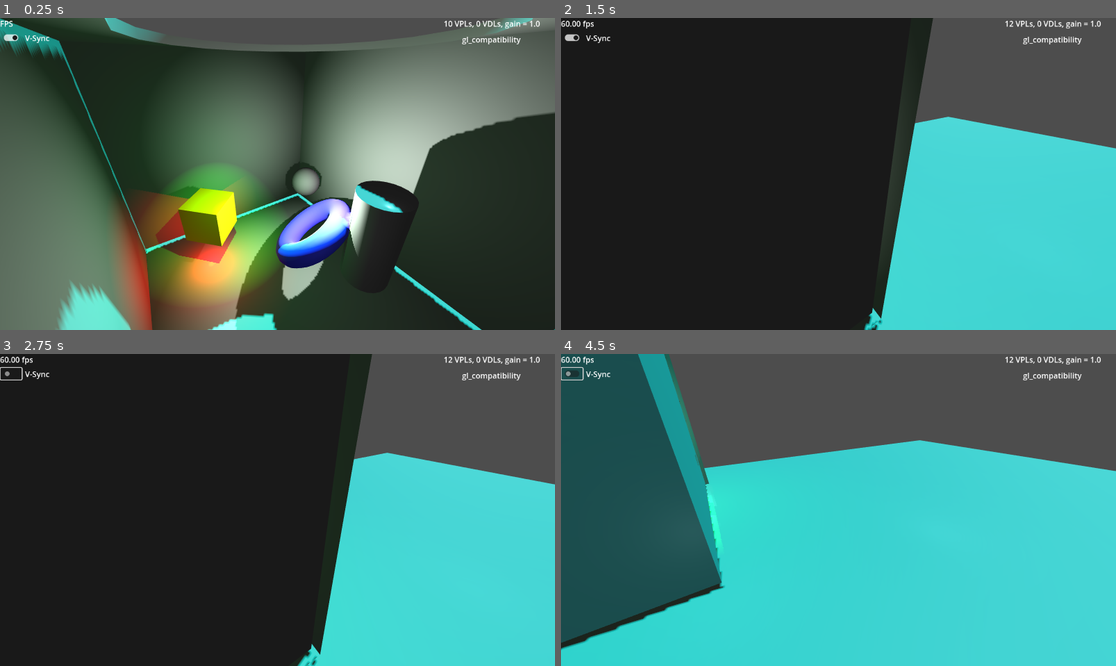
Above: before the commit, frames 1-4 (two rows, left to right).
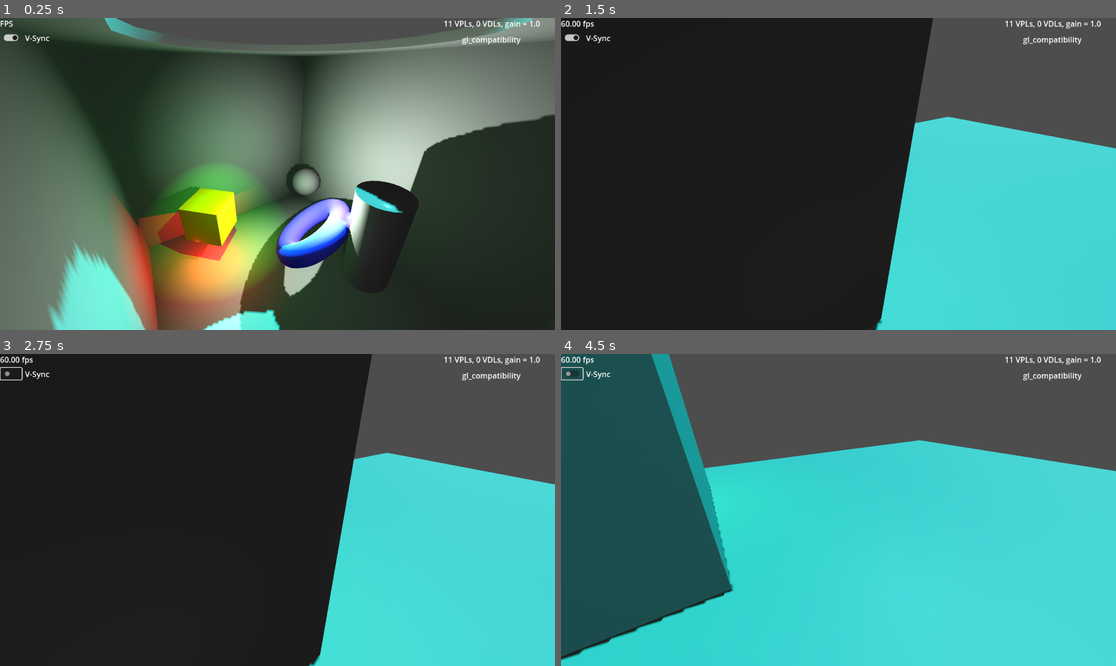
Above: after the commit, the same moments.

Repository: GregPickering/O1S_FauxGI
Game: Godot game, scene res://Scenes/scene_3d.tscn
Same seed, same stepped clock (60 frames per second), same inputs: the game is played once before the commit and once after it.
Inputs (mouse positions are in pixels of both pictures, inside the frame that each line leads up to):
- Up to frame 1 (0.25 s): no input
- Up to frame 2 (1.5 s): tap Enter at 0.5 s; move the mouse to (960, 158) at 0.52 s; hold D 0.53-1.25 s; tap Q at 0.6 s; click (960, 158) at 0.67 s; drag from (727, 189) to (810, 236) at 1.27 s
- Up to frame 3 (2.75 s): click (11, 372) at 2 s
- Up to frame 4 (4.5 s): move the mouse to (894, 441) at 2.77 s; hold D 2.78-3.5 s; tap Q at 2.85, 4.35 s; drag from (810, 572) to (672, 463) at 3.52 s; move the mouse to (1005, 556) at 4.27 s; hold A from 4.28 s (still down)

The runs differ from the first frame. In frame 1, 12% of the frame differs, in the area x 0-100%, y 0-100%; in frame 2, 0.5%; in frame 3, 0.2%; in frame 4, 3.6%.

Commit message:
New directional light VPL aligned with camera looking
Added new Directional Light VPL in the direction the camera is looking (lets it look good even with only 1 other directional VPL).
Added a simple pattern for 8 directions from omnilights.
Cleaned up a bunch of code and renamed some parameters.

Diff:
--- a/O1S_FauxGI/faux_gi.gd
+++ b/O1S_FauxGI/faux_gi.gd
@@ -36,10 +36,11 @@
 const VPLs_use_spots : bool = true
 ## Do we want to spawn VPLs for source lights which don't cast shadows?
 const include_shadowless : bool = false
-## use real random vectors instead of a repeatable pattern (requires heavy temporal filtering)
-const real_random_jitter : bool = false
 ## scales all light power
 const scale_all_light_energy : float = 0.25
+## the colors for visualizing raycasts
+const ray_hit_color := Color.LIGHT_GREEN
+const ray_miss_color := Color.LIGHT_CORAL
 
 # are we running in the editor
 var in_editor : bool = Engine.is_editor_hint()
@@ -47,25 +48,27 @@
 @export_category( "Scene Integration" )
 ## The node containing all the lights we wish to GI-ify
 @export var top_node : Node3D = null
-## Maximum number of point sources we can add to the scene to simulate GI
-@export_range( 1, 1024 ) var max_points : int = 32
+## Maximum number of Virtual Point Lights we can add to the scene to simulate GI
+@export_range( 1, 1024 ) var max_vpls : int = 32
 ## Maximum number of directional sources we can add to the scene to simulate GI
 @export_range( 1, 32 ) var max_directionals : int = 8
 ## What fraction of energy is preserved each bounce
 @export_range( 0.0, 1.0, 0.01 ) var bounce_gain : float = 0.25
+## Use real random vectors instead of a repeatable pattern (requires heavy temporal filtering)
+@export var real_random_jitter : bool = false
 ## Visualize the raycasts?
 @export var show_raycasts : bool = false
 
 @export_category( "Spot & Omni Lights" )
 ## How many VPLs to generate per source SpotLight3D, 1+
-@export_range( 1, 8 ) var per_spot : int = 1:
+@export_range( 1, 8 ) var vpls_per_spot : int = 1:
 		set( value ):
-			per_spot = value
+			vpls_per_spot = value
 			light_data_stale = true
 ## How many VPLs to generate per source OmniLight3D, 1+ (>= 4 looks good)
-@export_range( 1, 32 ) var per_omni : int = 4:
+@export_range( 1, 32 ) var vpls_per_omni : int = 4:
 		set( value ):
-			per_omni = value
+			vpls_per_omni = value
 			light_data_stale = true
 ## How many raycasts per VPL per _physics_process for spot and omni lights, 0+
 @export_range( 0, 100 ) var oversample : int = 8
@@ -76,14 +79,19 @@
 
 @export_category( "Directional Lights" )
 ## How many shared VPLs to approximate all DirectionalLight3D's.  A value
-## of 0 will use Virtual Directional Lights instead (which is a cheap but
-## horrible approximation for indoors)
-@export_range( 0, 16 ) var per_directional : int = 3:
+## of 0 will use a Virtual Directional Light per source instead (which is
+## a cheap but horrible approximation for indoors)
+@export_range( 0, 16 ) var directional_vpls : int = 1:
 		set( value ):
-			per_directional = value
+			directional_vpls = value
 			light_data_stale = true
 ## How many raycasts per VPL per _physics_process for directional lights, 1+
 @export_range( 1, 100 ) var oversample_dir : int = 16
+## Do we want one additional VPL in the camera's looking vector? 0=no
+@export var add_looking_VPL : bool = true:
+		set( value ):
+			add_looking_VPL = value
+			light_data_stale = true
 ## Max distance for the placement of directional light bounces
 @export var directional_proximity : float = 20.0
 ## Max distance to check for directional light being intercepted
@@ -128,7 +136,7 @@
 func _physics_process( _delta ):
 	active_VPLs = 0
 	active_VDLs = 0
-	allocate_VPLs( max_points )
+	allocate_VPLs( max_vpls )
 	allocate_VDLs( max_directionals )
 	raycast_hits.clear()
 	raycast_misses.clear()
@@ -163,7 +171,7 @@
 					preVPLs.push_back( light_data[ light ][ idx ] )
 					preVPLs.back()[ ray_storage.color ] = light.light_color
 		# Do we need a second pass to filter out the top N VPLs?
-		if preVPLs.size() > max_points:
+		if preVPLs.size() > max_vpls:
 			# sort most to least energetic
 			preVPLs.sort_custom( func(a, b): return a[ ray_storage.energy ] > b[ ray_storage.energy ] )
 			# do I want to average all the lights that will get cut?
@@ -172,7 +180,7 @@
 				for key in avg_VPL:
 					avg_VPL[ key ] *= 0.0
 				var sum_energy : float = 0.0
-				for idx in range( max_points - 1, preVPLs.size() ):
+				for idx in range( max_vpls - 1, preVPLs.size() ):
 					var e : float = preVPLs[ idx ][ ray_storage.energy ]
 					sum_energy += e;
 					for key in preVPLs[ idx ]:
@@ -182,7 +190,7 @@
 					avg_VPL[ key ] *= gain
 				avg_VPL[ ray_storage.energy ] = sum_energy
 			# just throw away the rest
-			preVPLs.resize( max_points )
+			preVPLs.resize( max_vpls )
 		# finally add the VPLs
 		active_VPLs = 0
 		for preVPL in preVPLs:
@@ -202,13 +210,13 @@
 			draw_rays.surface_begin( Mesh.PRIMITIVE_LINES )
 			for rce in raycast_hits:
 				draw_rays.surface_add_vertex( rce )
-			draw_rays.surface_set_color( Color.WHITE )
+			draw_rays.surface_set_color( ray_hit_color )
 			draw_rays.surface_end()
 		if not raycast_misses.is_empty():
 			draw_rays.surface_begin( Mesh.PRIMITIVE_LINES )
 			for rce in raycast_misses:
 				draw_rays.surface_add_vertex( rce )
-			draw_rays.surface_set_color( Color.BLACK )
+			draw_rays.surface_set_color( ray_miss_color )
 			draw_rays.surface_end()
 	# deactivate any VPLs that need it
 	if active_VPLs < last_active_VPLs:
@@ -344,6 +352,7 @@
 func distribute_omni_rays( N : int ) -> PackedVector3Array:
 	if N != cached_omni_rays.size():
 		cached_omni_rays.clear()
+		var remaining : int = 0
 		match abs( N ):
 			0:	# do nothing
 				pass
@@ -363,19 +372,27 @@
 						Vector3(1,1,-1) * _tds, Vector3(1,-1,1) * _tds,
 						Vector3(-1,1,1) * _tds, Vector3(-1,-1,-1) * _tds ]
 				cached_omni_rays.append_array( _tet_dirs )
-				if N == 5:
+				if N > 4:
 					cached_omni_rays.append( Vector3.ONE )
-			_:	# 6 faces of a cube (better), plus more if needed
+			6, 7: # 6 faces of a cube (better), plus more if needed
 				const _cube_dirs : Array[ Vector3 ] = [
 						Vector3(0,0,+1), Vector3(0,0,-1),
 						Vector3(0,+1,0), Vector3(0,-1,0),
 						Vector3(+1,0,0), Vector3(-1,0,0) ]
 				cached_omni_rays.append_array( _cube_dirs )
-				if N > 6:
-					# add extras randomly
-					for i in (N - 6):
-						cached_omni_rays.push_back( Vector3.octahedron_decode(
-								qrnd_distrib( i * 17 + 33 ) ) )
+				# add extras randomly
+				remaining = N - 6
+			_:	# 8 points of a cube, plus extra
+				for i in range(-1,2,2): # -1,1
+					for j in range(-1,2,2): # -1,1
+						for k in range(-1,2,2): # -1,1
+							cached_omni_rays.append( Vector3(i,j,k).normalized() )
+				# add extras randomly
+				remaining = N - 8
+		# we we need any extra?
+		for i in remaining:
+			cached_omni_rays.push_back( Vector3.octahedron_decode(
+										qrnd_distrib( i * 17 + 33 ) ) )
 	return cached_omni_rays.duplicate()
 
 func process_rays_angle( from : Vector3, to : Vector3, N : int, deg : float ) -> Dictionary:
@@ -385,31 +402,29 @@
 	else:
 		return process_ray_dummy( from, to, 0.5 )
 
-# Do I want cascaded exponential filtering?
 func update_light_data( light : Light3D, idx : int, data : Dictionary, modulate : float ):
-	if light and data:
-		# scale in the actual light energy here
-		data[ ray_storage.energy ] *= modulate * light.light_indirect_energy
-		if light_data[ light ].has( idx ):
-			for key in data:
-				# Cascaded exponential filter
-				light_filter[ light ][ idx ][ key ] = lerp(
-						light_filter[ light ][ idx ][ key ],
-						data[ key ], temporal_filter )
-				light_data[ light ][ idx ][ key ] = lerp(
-						light_data[ light ][ idx ][ key ],
-						light_filter[ light ][ idx ][ key ], temporal_filter )
-				#light_data[ light ][ idx ][ key ] = lerp(
-						#light_data[ light ][ idx ][ key ],
-						#data[ key ], temporal_filter )
+	if light:
+		if data:
+			# scale in the actual light energy here
+			data[ ray_storage.energy ] *= modulate * light.light_indirect_energy
+			if light_data[ light ].has( idx ):
+				for key in data:
+					# Cascaded exponential filter
+					light_filter[ light ][ idx ][ key ] = lerp(
+							light_filter[ light ][ idx ][ key ],
+							data[ key ], temporal_filter )
+					light_data[ light ][ idx ][ key ] = lerp(
+							light_data[ light ][ idx ][ key ],
+							light_filter[ light ][ idx ][ key ], temporal_filter )
+			else:
+				light_filter[ light ][ idx ] = data#.duplicate()
+				light_data[ light ][ idx ] = data#.duplicate()
+				# do I want the amplitude to fade in?
+				light_filter[ light ][ idx ][ ray_storage.energy ] *= temporal_filter
+				light_data[ light ][ idx ][ ray_storage.energy ] *= temporal_filter * temporal_filter
 		else:
-			light_filter[ light ][ idx ] = data#.duplicate()
-			light_data[ light ][ idx ] = data#.duplicate()
-			# do I want the amplitude to fade in?
-			#light_data[ light ][ idx ][ ray_storage.energy ] *= temporal_filter
-	else:
-		light_filter[ light ].erase( idx )
-		light_data[ light ].erase( idx )
+			light_filter[ light ].erase( idx )
+			light_data[ light ].erase( idx )
 
 func process_light_rays( light : Light3D, rays : PackedVector3Array, angle_deg : float, modulate : float ):
 	for ray_idx in rays.size():
@@ -427,6 +442,8 @@
 func process_directional_light_rays(	lights : Array[ DirectionalLight3D ],
 										base_rays : PackedVector3Array,
 										angle_deg : float, modulate : float ):
+	# the first ray may be special
+	var jitter_angle : float = 60.0 if add_looking_VPL else angle_deg
 	for ray_idx in base_rays.size():
 		# oversample each base ray
 		var N : int = max( 1, oversample_dir )
@@ -434,7 +451,8 @@
 		var sum_position := Vector3.ZERO
 		var sum_normal := Vector3.ZERO
 		var sum_energy : float = 0.0
-		var rays := jitter_ray_angle( base_rays[ ray_idx ], N, angle_deg )
+		var rays := jitter_ray_angle( base_rays[ ray_idx ], N, jitter_angle )
+		jitter_angle = angle_deg # for next time
 		for ray in rays:
 			# I don't want these raycasts draw, even in debug
 			query.from = _camera.global_position
@@ -447,7 +465,7 @@
 					var e : float = norm.dot( light.global_basis.z ) * light.light_energy
 					if e > 0.0:
 						# do a raycast to make sure the directional light doesn't hit anything
-						var pos : Vector3 = lerp( _camera.global_position, res.position, 0.75 )
+						var pos : Vector3 = lerp( _camera.global_position, res.position, 0.875 )
 						if not raycast(		pos + light.global_basis.z * thickness,
 											pos + light.global_basis.z * 0.001 ):
 							sum_energy += e
@@ -456,12 +474,13 @@
 							sum_normal += norm * e
 		if sum_energy > 0.0:
 			var light_entry : Dictionary = {}
-			light_entry[ ray_storage.energy ] = sum_energy
-			light_entry[ ray_storage.pos ] = sum_position / sum_energy
+			light_entry[ ray_storage.energy ] = sum_energy / N
+			light_entry[ ray_storage.pos ] = lerp( _camera.global_position,
+							sum_position / sum_energy, placement_fraction )
 			light_entry[ ray_storage.norm ] = sum_normal / sum_energy
 			light_entry[ ray_storage.color ] = sum_color / sum_energy
 			light_entry[ ray_storage.rad ] = directional_proximity
-			update_light_data( token_directional_light, ray_idx, light_entry, modulate / N )
+			update_light_data( token_directional_light, ray_idx, light_entry, modulate )
 			active_VPLs += 1
 		else:
 			light_filter[ token_directional_light ].erase( ray_idx )
@@ -470,18 +489,20 @@
 func handle_all_directional_lights( lights : Array[ DirectionalLight3D ] ):
 	# like an omnilight, cast rays from the camera
 	if lights:
-		if per_directional > 0:
+		if (directional_vpls > 0) or add_looking_VPL:
 			light_filter.get_or_add( token_directional_light, {} )
 			light_data.get_or_add( token_directional_light, {} )
 
-			var rays := distribute_omni_rays( per_directional )
+			var rays := distribute_omni_rays( directional_vpls )
+			if add_looking_VPL: # add it to the front
+				rays.insert( 0, -_camera.global_basis.z )
 			for i in rays.size():
 				rays[i] *= directional_proximity
 			# do the ray casts
 			var compensate_N_pts : float = 1.0 / rays.size()
-			var angle_deg : float = sqrt( 14400.0 * compensate_N_pts )
+			var angle_deg : float = sqrt( 14400.0 / max( 1, directional_vpls ) )
 			process_directional_light_rays( lights, rays, angle_deg,
-							bounce_gain * scale_all_light_energy * compensate_N_pts )
+							bounce_gain * compensate_N_pts * scale_all_light_energy )
 		else:
 			for light in lights:
 				trivial_directional( light )
@@ -497,16 +518,16 @@
 	active_VDLs += 1
 
 func process_spot( light : Light3D ):
-	var compensate_N_pts : float = 1.0 / per_spot
+	var compensate_N_pts : float = 1.0 / vpls_per_spot
 	# these rays never use real random jitter
 	var rays := jitter_ray_angle( -light.spot_range * light.global_basis.z,
-									per_spot, light.spot_angle, false )
+									vpls_per_spot, light.spot_angle, false )
 	process_light_rays( light, rays, light.spot_angle * sqrt( compensate_N_pts ),
 		light.light_energy * bounce_gain * scale_all_light_energy * compensate_N_pts )
 
 func process_omni( light : Light3D ):
 	# where do I want to cast rays, and size them correctly
-	var rays := distribute_omni_rays( per_omni )
+	var rays := distribute_omni_rays( vpls_per_omni )
 	for i in rays.size():
 		rays[i] *= light.omni_range
 	# do the ray casts
@@ -552,7 +573,7 @@
 	return ( ( mid2d + g2 * index ).posmod( 1.0 ) - mid2d) * scale_01 + mid2d;
 
 func _enter_tree():
-	allocate_VPLs( max_points )
+	allocate_VPLs( max_vpls )
 
 func _exit_tree():
 	allocate_VPLs( 0 )
@@ -560,7 +581,7 @@
 func allocate_VPLs( N : int ):
 	if N != VPL_inst.size():
 		# safety first
-		N = max( 0, min( max_points, N ) )
+		N = max( 0, min( max_vpls, N ) )
 		print( "VPL count ", VPL_inst.size(), " -> ", N )
 		# do we need to remove some RIDs?
 		while VPL_inst.size() > N:
--- a/Scenes/scene_3d.tscn
+++ b/Scenes/scene_3d.tscn
@@ -35,12 +35,10 @@
 
 [node name="CSGBox3D" type="CSGBox3D" parent="Geometry"]
 transform = Transform3D(1, 0, 0, 0, 1, 0, 0, 0, 1, 0.637817, 1.77835, 0.395508)
-flip_faces = true
 size = Vector3(6.75, 5.25, 5.75)
 
 [node name="CSGBox3D3" type="CSGBox3D" parent="Geometry/CSGBox3D"]
 operation = 2
-flip_faces = true
 size = Vector3(6.5, 5, 5.5)
 
 [node name="CSGCylinder3D" type="CSGCylinder3D" parent="Geometry/CSGBox3D"]
@@ -75,7 +73,7 @@
 size = Vector3(15.4212, 0.1, 36.4354)
 
 [node name="SpinSpot" type="Node3D" parent="."]
-transform = Transform3D(-0.754169, 0, 0.65668, 0, 1, 0, -0.65668, 0, -0.754169, 0, 0, 0)
+transform = Transform3D(-0.0871534, 0, 0.996195, 0, 1, 0, -0.996195, 0, -0.0871534, 0, 0, 0)
 script = ExtResource("3_ok1gl")
 
 [node name="SpotLight3D" type="SpotLight3D" parent="SpinSpot"]
@@ -92,7 +90,7 @@
 shadow_enabled = true
 
 [node name="SpinDir" type="Node3D" parent="."]
-transform = Transform3D(-0.391447, 0, -0.920201, 0, 1, 0, 0.920201, 0, -0.391447, 0, 0, 0)
+transform = Transform3D(-0.977943, 0, 0.208873, 0, 1, 0, -0.208873, 0, -0.977943, 0, 0, 0)
 script = ExtResource("3_ok1gl")
 speed = -0.25
 
@@ -106,7 +104,7 @@
 sky_mode = 1
 
 [node name="OmniLight3D" type="OmniLight3D" parent="SpinDir"]
-transform = Transform3D(-0.859002, 0, 0.511972, 0, 1, 0, -0.511972, 0, -0.859002, 2.056, -0.52, -0.521)
+transform = Transform3D(-0.859002, 0, 0.511972, 0, 1, 0, -0.511972, 0, -0.859002, 2.056, -0.19, -0.521)
 light_color = Color(1, 0, 0, 1)
 shadow_enabled = true
 omni_range = 3.0
--- a/project.godot
+++ b/project.godot
@@ -36,5 +36,5 @@
 renderer/rendering_method="gl_compatibility"
 renderer/rendering_method.mobile="gl_compatibility"
 reflections/reflection_atlas/reflection_size=128
-anti_aliasing/quality/msaa_3d=3
+anti_aliasing/quality/msaa_3d=1
 anti_aliasing/quality/screen_space_aa=1
